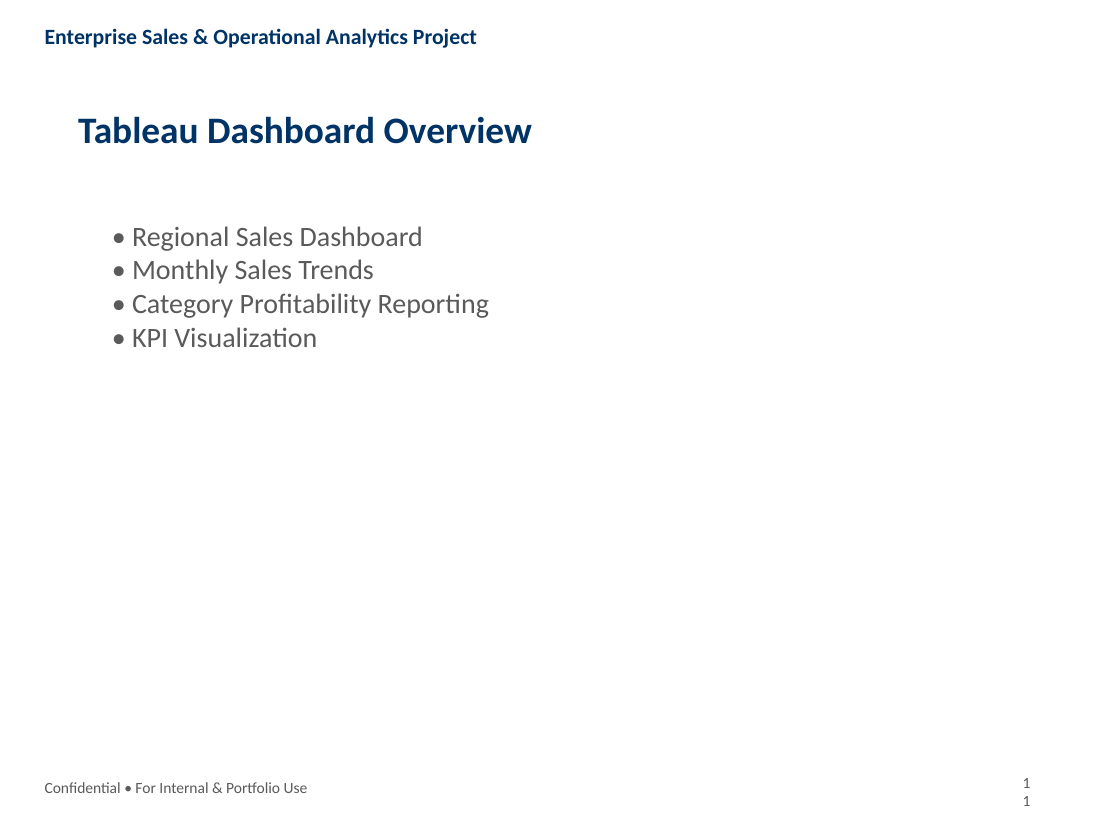
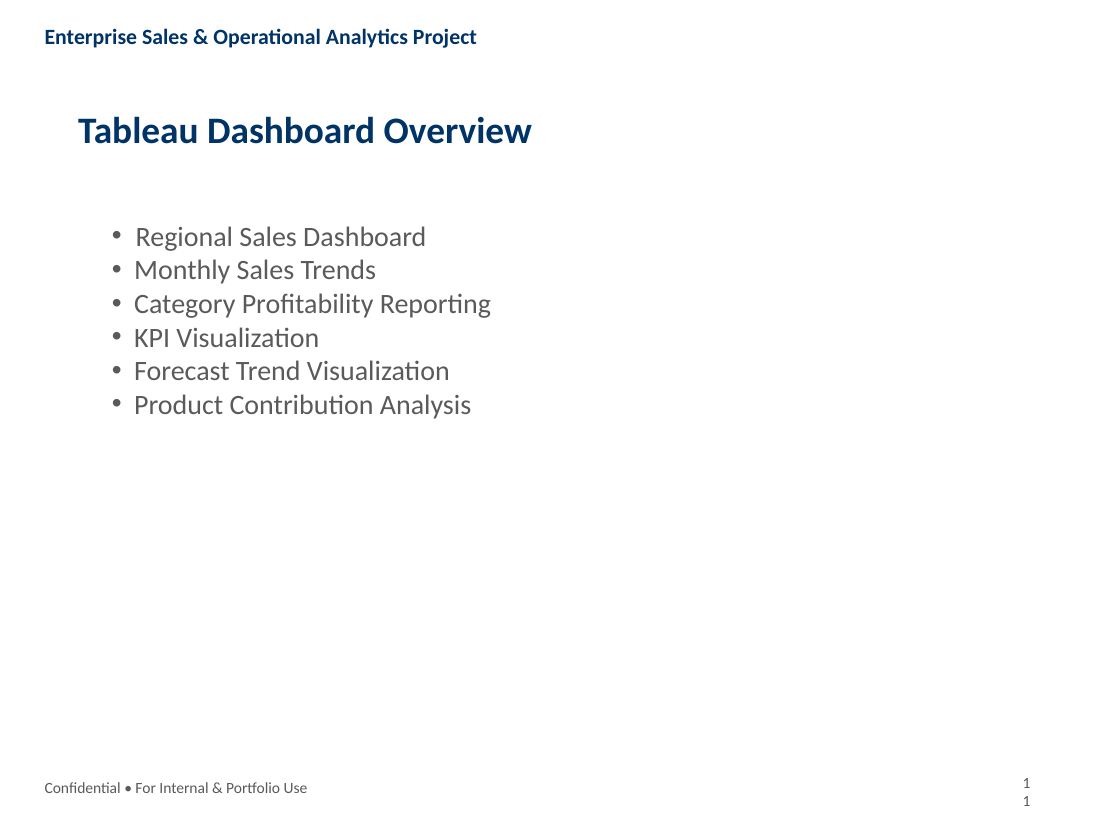
Before and after one commit to Rohit17-TVM/Enterprise-Sales-Analytics-Project, a slide deck: slide 11 of Presentation/Enterprise_Sales_Analytics_Presentation.pptx. Drawn at 1120x840 pixels with LibreOffice and Linux fonts; fonts in the diff are those of the drawing. Boxes give left, top, right and bottom in pixels: in the first picture for what was removed or moved away, otherwise in the second. Text is boxed around its words. In the diff, an @@ line names an element or a change of style, - is before the commit and + after.

Commit message:
Updated enterprise analytics project with advanced analytics and dashboard improvements

```diff
--- a/Presentation/Enterprise_Sales_Analytics_Presentation.pptx
+++ b/Presentation/Enterprise_Sales_Analytics_Presentation.pptx
@@ text at box(134, 226, 491, 419): text changed @@
-• Regional Sales Dashboard
-• Monthly Sales Trends
-• Category Profitability Reporting
-• KPI Visualization
+• Regional Sales Dashboard
+• Monthly Sales Trends
+• Category Profitability Reporting
+• KPI Visualization
+• Forecast Trend Visualization
+• Product Contribution Analysis
```
Also in this commit, not shown: 7 other slides changed, 1 slide added, 15 other files.
